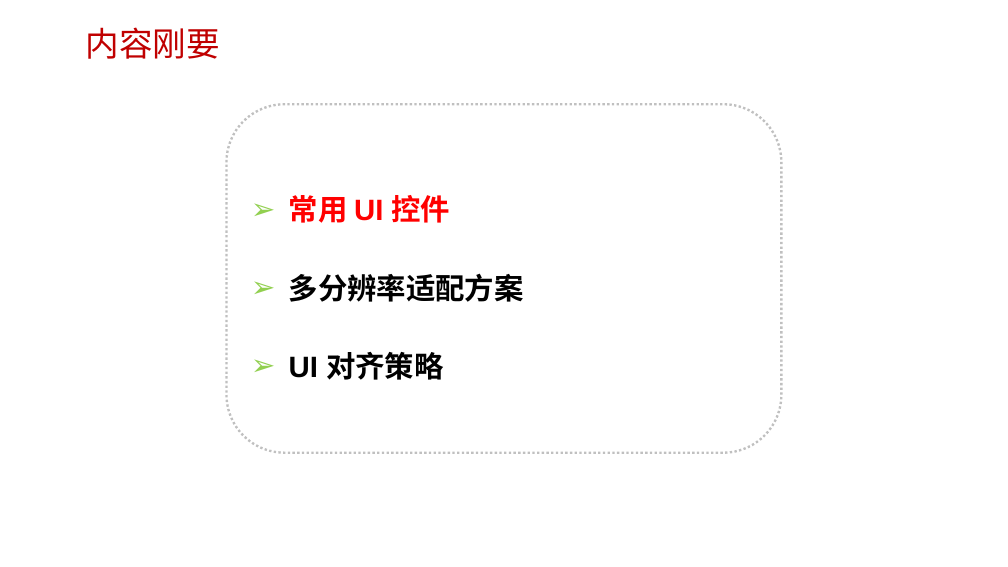
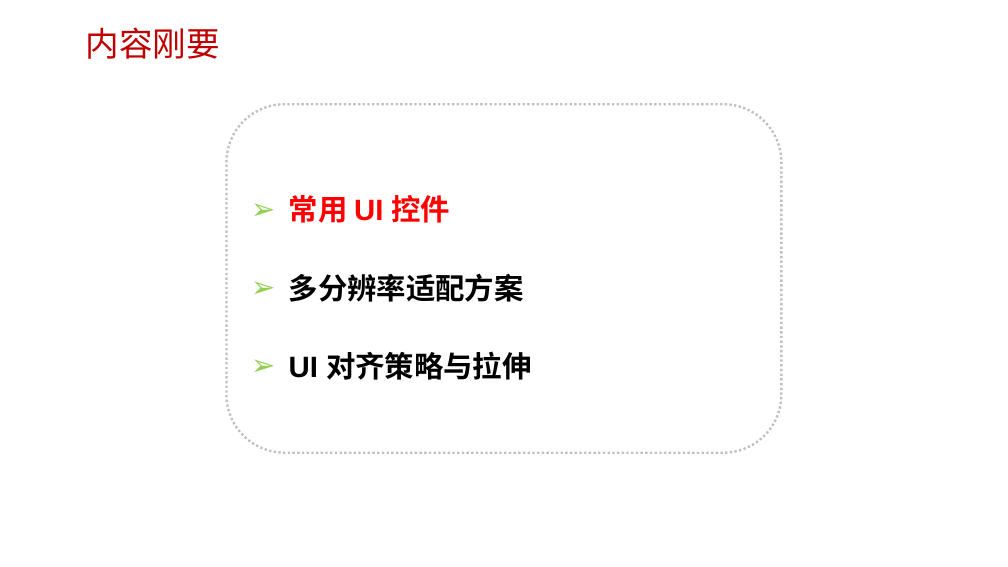
Before and after one commit to edu2act/course-H5-Animation-and-Game-Development, a slide deck: slide 2 of materials/slides/ch18.pptx. Drawn at 1008x567 pixels with LibreOffice and Linux fonts; fonts in the diff are those of the drawing; background and template pictures are left out. Boxes give left, top, right and bottom in pixels: in the first picture for what was removed or moved away, otherwise in the second. Text is boxed around its words. In the diff, an @@ line names an element or a change of style, - is before the commit and + after.

```diff
--- a/materials/slides/ch18.pptx
+++ b/materials/slides/ch18.pptx
@@ text in rounded rectangle at (x1=289, y1=351, x2=532, y2=380): text changed @@
-➢ UI 对齐策略
+➢ UI 对齐策略与拉伸
```
Also in this commit, not shown: 7 slides added, 32 other files.
